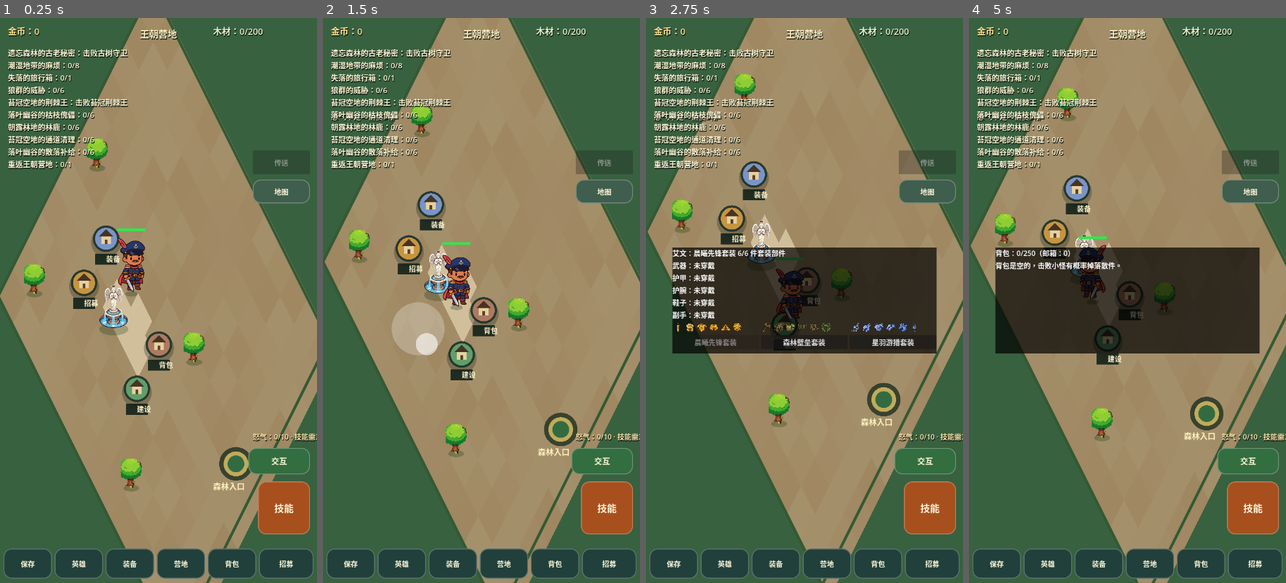
Above: before the commit, frames 1-4 (left to right).
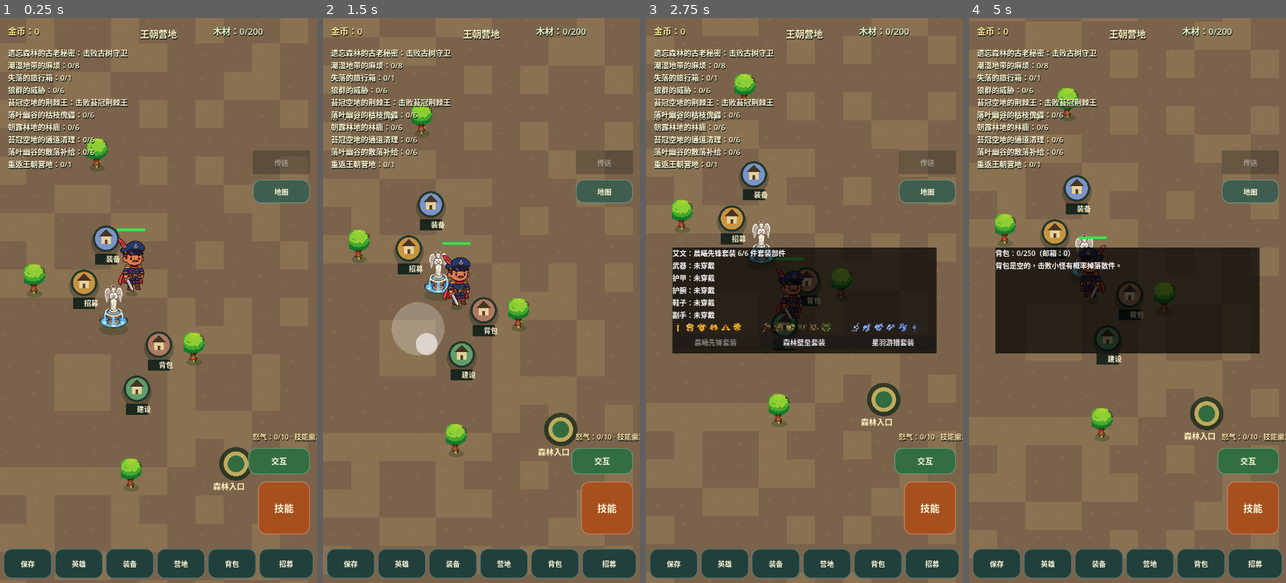
Above: after the commit, the same moments.

Repository: oneyi53/game
Game: Godot game, scene res://scenes/main.tscn
Same seed, same stepped clock (60 frames per second), same inputs: the game is played once before the commit and once after it.
Inputs (mouse positions are in pixels of both pictures, inside the frame that each line leads up to):
- Up to frame 1 (0.25 s): no input
- Up to frame 2 (1.5 s): tap Enter at 0.5 s; move the mouse to (551, 272) at 0.52 s; hold Right (ui_right) 0.53-1.25 s; tap E at 0.6 s; click (551, 272) at 0.67 s; tap Space at 0.77 s; drag from (418, 328) to (465, 413) at 1.27 s
- Up to frame 3 (2.75 s): move the mouse to (836, 176) at 2.02 s; hold Right (ui_right) from 2.03 s (still down); tap Q at 2.1 s
- Up to frame 4 (5 s): release Right (ui_right) at 2.75 s; drag from (1111, 413) to (1032, 215) at 2.77 s; move the mouse to (1222, 385) at 3.52 s; hold Left (ui_left) 3.53-4.25 s; tap B at 3.6 s; tap Space at 3.77 s; drag from (1032, 215) to (1079, 159) at 4.27 s

The runs differ from the first frame. In frame 1, 79% of the frame differs, in the area x 0-100%, y 0-100%; in frame 2, 78%; in frame 3, 66%; in frame 4, 67%.

Commit message:
Fill portrait viewport with continuous biome ground instead of diamond map tiles

Diff:
--- a/scripts/core/map.gd
+++ b/scripts/core/map.gd
@@ -140,36 +140,12 @@
 
 func _draw() -> void:
     var manager = WorldMaps.new()
-    var bounds: Rect2 = manager.map_bounds(active_map_id)
+    var bounds: Rect2 = WorldProjectionScript.projected_bounds()
     var town: bool = active_map_id == WorldMaps.TOWN
-    var background: Color = Color(0.22, 0.38, 0.25) if town else Color(0.34, 0.62, 0.34)
-    draw_rect(Rect2(-1000.0, -1000.0, 3400.0, 2700.0), background)
-    for xi in range(0, int(bounds.size.x), TILE):
-        for yi in range(0, int(bounds.size.y), TILE):
-            var color: Color
-            if town:
-                color = Color(0.62, 0.53, 0.38)
-            elif active_map_id == WorldMaps.FALLEN_LEAF:
-                color = Color(0.49, 0.51, 0.27)
-            elif active_map_id == WorldMaps.MORNING_DEW:
-                color = Color(0.31, 0.61, 0.48)
-            else:
-                color = Color(0.37, 0.67, 0.31)
-            # Stable low-contrast variation breaks the old chessboard look
-            # while keeping every tile deterministic across devices/saves.
-            var cell_x: int = int(xi / TILE)
-            var cell_y: int = int(yi / TILE)
-            var noise_value: int = abs(cell_x * 17 + cell_y * 31 + cell_x * cell_y * 7) % 9
-            color = color.lightened(float(noise_value) * 0.009)
-            _draw_ground_tile(xi, yi, color)
+    _draw_fullscreen_ground(bounds, town)
     _draw_exploration_paths()
-    var outline := _projected_rect(bounds)
-    outline.append(outline[0])
-    draw_polyline(outline, Color(0.2, 0.35, 0.2), 5.0, true)
     var font = ThemeDB.fallback_font
     if town:
-        for point in [Vector2(500, 450), Vector2(564, 450), Vector2(628, 450), Vector2(692, 450), Vector2(628, 514)]:
-            _draw_ground_tile(int(point.x), int(point.y), Color(0.82, 0.75, 0.61))
         _draw_town_buildings()
         var exit_screen: Vector2 = WorldProjectionScript.world_to_screen(Vector2(1460.0, 700.0))
         draw_circle(exit_screen, 38.0, Color(0.08, 0.16, 0.1, 0.75))
@@ -186,6 +162,44 @@
     else:
         for point in [Vector2(260, 480), Vector2(500, 620), Vector2(900, 480), Vector2(1100, 700)]:
             _draw_dot(point, 4.0, Color(1.0, 0.85, 0.2))
+
+
+func _draw_fullscreen_ground(bounds: Rect2, town: bool) -> void:
+    var base: Color
+    var detail: Color
+    if town:
+        base = Color(0.48, 0.39, 0.29)
+        detail = Color(0.72, 0.61, 0.43, 0.24)
+    elif active_map_id == WorldMaps.FALLEN_LEAF:
+        base = Color(0.35, 0.39, 0.22)
+        detail = Color(0.73, 0.61, 0.31, 0.2)
+    elif active_map_id == WorldMaps.MORNING_DEW:
+        base = Color(0.22, 0.48, 0.39)
+        detail = Color(0.64, 0.84, 0.68, 0.2)
+    else:
+        base = Color(0.27, 0.49, 0.24)
+        detail = Color(0.7, 0.83, 0.43, 0.2)
+    # The ground is a portrait rectangle, not a small isometric diamond.
+    # It continues beyond the logical walkable bounds so no empty wedges
+    # appear around the screen while the camera tracks the captain.
+    draw_rect(Rect2(bounds.position - Vector2(420.0, 180.0), bounds.size + Vector2(840.0, 360.0)), base)
+    var cell_size: int = 64
+    var columns: int = int(ceil(bounds.size.x / float(cell_size))) + 1
+    var rows: int = int(ceil(bounds.size.y / float(cell_size))) + 1
+    for cell_x in range(-2, columns + 2):
+        for cell_y in range(-2, rows + 2):
+            var seed_value: int = abs(cell_x * 37 + cell_y * 61 + cell_x * cell_y * 13) % 17
+            var rect := Rect2(
+                bounds.position.x + float(cell_x * cell_size),
+                bounds.position.y + float(cell_y * cell_size),
+                float(cell_size),
+                float(cell_size)
+            )
+            if seed_value % 3 == 0:
+                draw_rect(rect, detail)
+            var tuft := rect.position + Vector2(10.0 + float(seed_value % 23), 12.0 + float((seed_value * 7) % 31))
+            draw_line(tuft, tuft + Vector2(3.0, -5.0), detail, 2.0)
+            draw_line(tuft + Vector2(4.0, 2.0), tuft + Vector2(8.0, -3.0), detail, 2.0)
 
 func _draw_town_buildings() -> void:
     var font = ThemeDB.fallback_font
